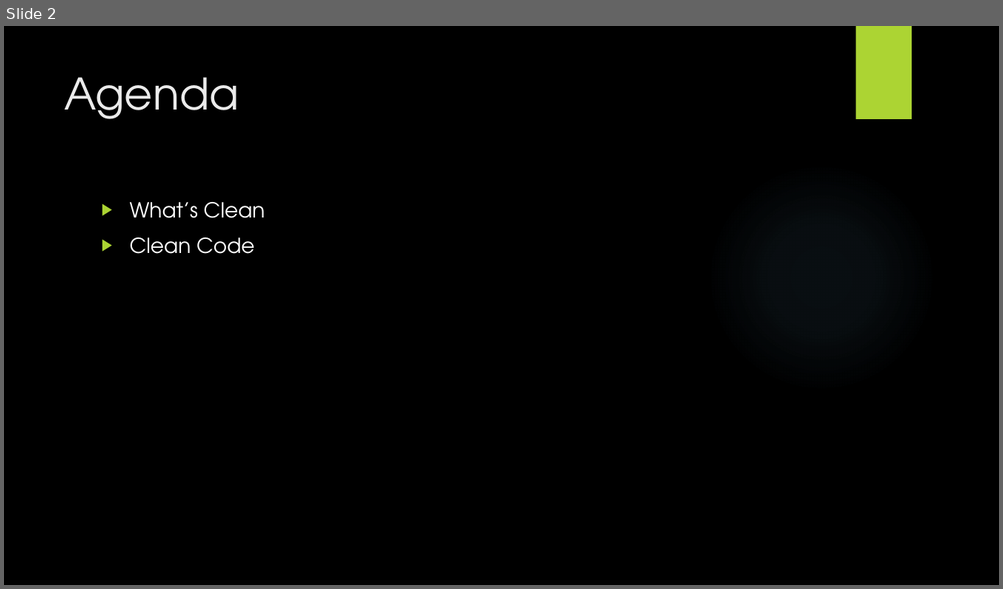
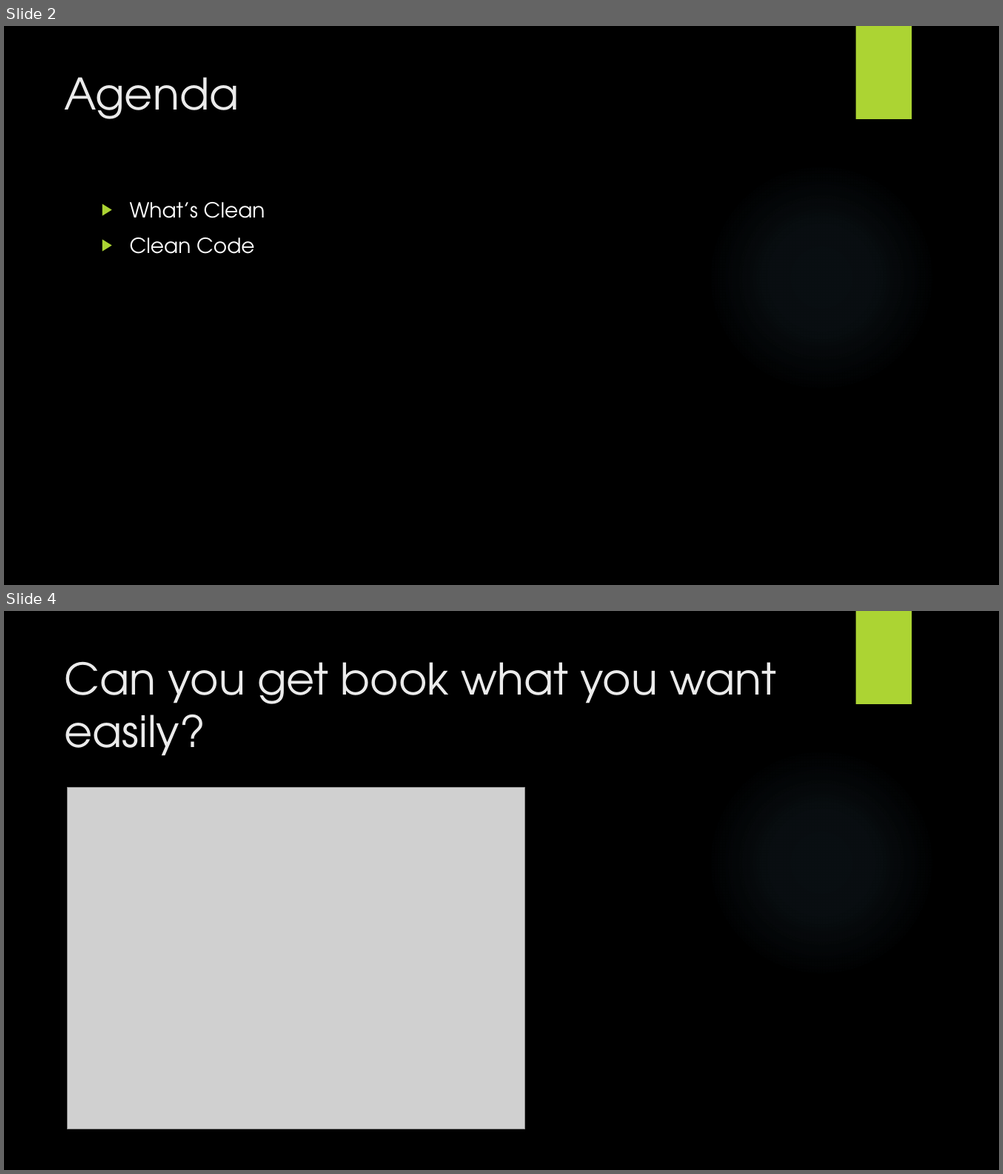
Before and after one commit to wanglifeng/PPT, a slide deck: Clean Code.pptx. Shown one above the other, each under a label of ours: slide 2 before the commit, slides 2 and 4 after it; the slides between them are not shown. The pictures are 1003x589 and 1003x1174 pixels, drawn with LibreOffice and Linux fonts; fonts in the diff are those of the drawing; grey boxes stand for pictures; background and template pictures are left out. Boxes give left, top, right and bottom in pixels: in the first picture for what was removed or moved away, otherwise in the second. Text is boxed around its words. In the diff, an @@ line names an element or a change of style, - is before the commit and + after.

```diff
--- a/Clean Code.pptx
+++ b/Clean Code.pptx
@@ slide 4 added at [4,611,999,1170], background picture (left out); not listed: 2 template elements that a slide beside it also shows @@
@@ title added at [64,661,776,756], 42 pt, text #EBEBEB @@
+Can you get book what you want easily?
@@ picture added at [68,787,525,1130] @@
```
Also in this commit, not shown: 1 slide changed, 11 other slides added, 1 slide removed.
